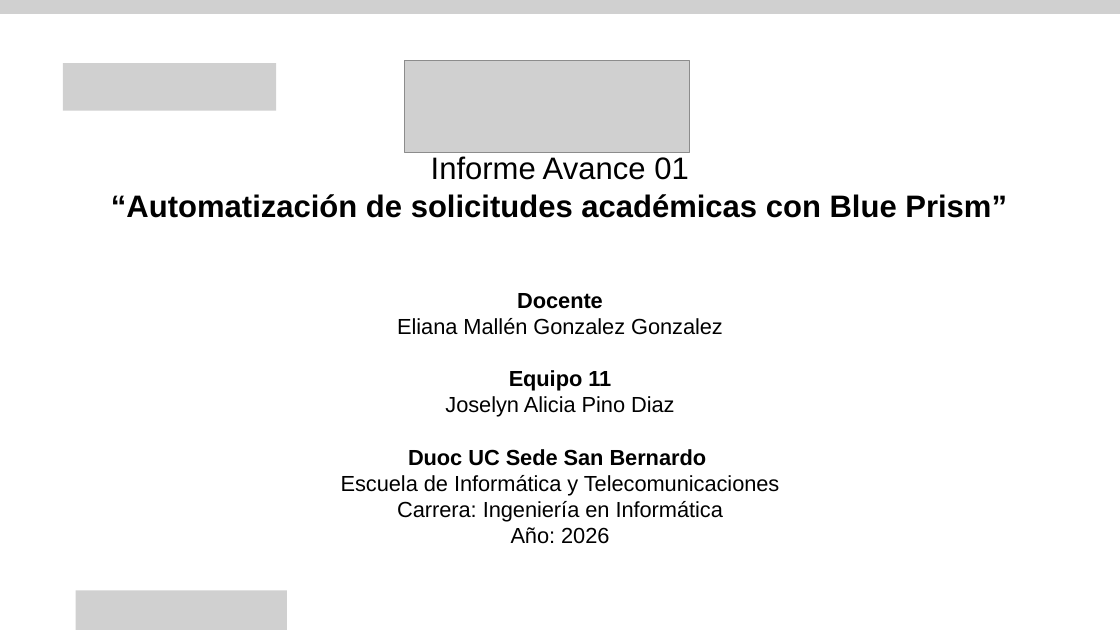
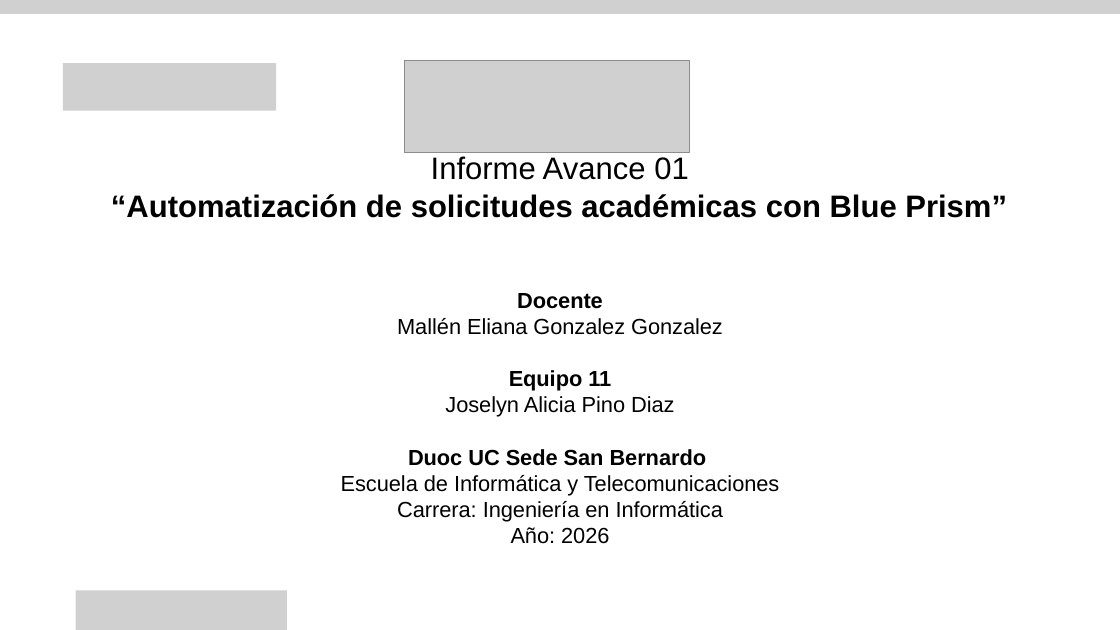
Before and after one commit to JoselynPinoDiaz/SB_Mallen_002D_RPA, a slide deck: slide 1 of Fase 1/Evidencias Grupales/Presentación Proyecto 01.pptx. Drawn at 1120x630 pixels with LibreOffice and Linux fonts; fonts in the diff are those of the drawing; grey boxes stand for pictures. Boxes give left, top, right and bottom in pixels: in the first picture for what was removed or moved away, otherwise in the second. Text is boxed around its words. In the diff, an @@ line names an element or a change of style, - is before the commit and + after.

```diff
--- a/Fase 1/Evidencias Grupales/Presentación Proyecto 01.pptx
+++ b/Fase 1/Evidencias Grupales/Presentación Proyecto 01.pptx
@@ text at [397,318,723,335]: text changed @@
-Eliana Mallén Gonzalez Gonzalez
+Mallén Eliana Gonzalez Gonzalez
```
Also in this commit, not shown: 18 other slides changed.
